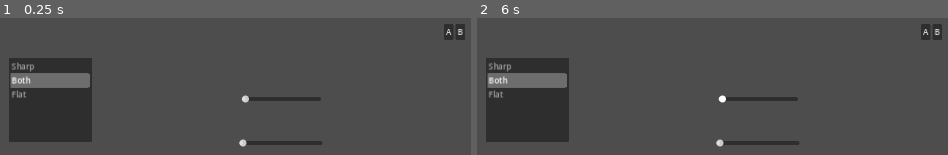
Above: before the commit, frames 1-2 (left to right).
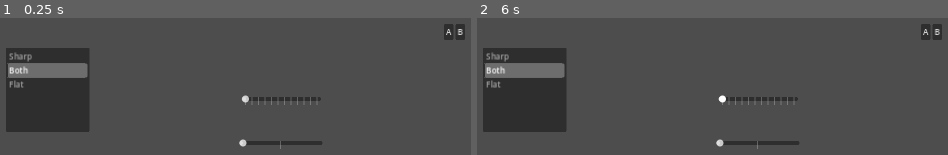
Above: after the commit, the same moments.

Repository: Sniggiho/COMP225-Reluna
Game: Godot game, scene res://Scenes/FreeplaySettingsMenu/FreeplaySettingsMenu.tscn
Two runs of this game, one before a commit and one after it. Both use one fixed random seed, a clock stepped at 60 frames per second and the inputs below. This scene is started directly instead of the project's main scene.
Inputs (mouse positions are in pixels of both pictures, inside the frame that each line leads up to):
- Up to frame 1 (0.25 s): no input
- Up to frame 2 (6 s): tap Enter at 0.5, 2, 3.5 s; move the mouse to (outside the picture) at 0.52 s; tap Space at 1.25, 2.75, 4.25 s; move the mouse to (outside the picture) at 1.27 s; move the mouse to (933, 108) at 2.02 s; move the mouse to (outside the picture) at 2.77 s; move the mouse to (outside the picture) at 3.52 s; move the mouse to (613, 139) at 4.27 s; move the mouse to (outside the picture) at 5.02 s; move the mouse to (736, 96) at 5.77 s

The runs differ from the first frame. In frame 1, 5.7% of the frame differs, in the area x 1-68%, y 21-96%; in frame 2, 5.7%.

Commit message:
Added more documentation, also tick marks

Diff:
--- a/Project/Scenes/FreeplaySettingsMenu/DetuneDirection.gd
+++ b/Project/Scenes/FreeplaySettingsMenu/DetuneDirection.gd
@@ -9,9 +9,13 @@
 
 var map : Array = [1, 0, -1]
 
+
+# Select both by default
 func _ready() -> void:
 	self.select(1)
 	GLevelData.detuneDir = 0
 
+
+# Given the index of the list accessed, reference the map and set GLevelData
 func _on_item_selected(index) -> void:
 	GLevelData.detuneDir = map[index]
--- a/Project/Scenes/FreeplaySettingsMenu/FreeplaySettingsMenu.tscn
+++ b/Project/Scenes/FreeplaySettingsMenu/FreeplaySettingsMenu.tscn
@@ -9,10 +9,10 @@
 script = ExtResource("1_qg26p")
 
 [node name="DetuneDirection" type="ItemList" parent="."]
-offset_left = 63.0
-offset_top = 149.0
-offset_right = 230.0
-offset_bottom = 318.0
+offset_left = 58.0
+offset_top = 129.0
+offset_right = 225.0
+offset_bottom = 298.0
 auto_height = true
 item_count = 3
 item_0/text = "Sharp"
@@ -38,6 +38,7 @@
 min_value = 4.0
 max_value = 15.0
 value = 4.0
+tick_count = 12
 ticks_on_borders = true
 script = ExtResource("3_p50rh")
 
--- a/Project/Scenes/FreeplaySettingsMenu/NumDetuned.gd
+++ b/Project/Scenes/FreeplaySettingsMenu/NumDetuned.gd
@@ -13,14 +13,25 @@
 	add_child(text)
 	min_value = 1
 	value = min_value
+	max_value = 3
+	tick_count = int(max_value - min_value + 1)
 
 
+# SIGNAL PASSED HERE FROM NUM NOTES
+# Listens to whenver NumNotes slider changes
+#
+# Makes sure that the max value of detuned notes is one less than the
+# number of notes
+#
+# (We can't have every note be out of tune)
 func _on_num_notes_value_changed(passedValue):
 	max_value = passedValue-1
+	tick_count = int(max_value - min_value + 1)
 	if self.value > max_value:
 		self.value = max_value
 
-
+# SIGNAL FROM SELF
+# Whenver this objects value is changed, update the text and GLevelData
 func _on_value_changed(passedValue):
 	text.text = str(passedValue)
 	GLevelData.numDetunedNotes = passedValue
--- a/Project/Scenes/FreeplaySettingsMenu/NumNotes.gd
+++ b/Project/Scenes/FreeplaySettingsMenu/NumNotes.gd
@@ -11,6 +11,8 @@
 	text.mouse_filter = Control.MOUSE_FILTER_IGNORE
 
 
+# SIGNAL FROM SELF
+# Whenever this slider's value changes, update the text and GLevelData
 func _on_value_changed(passedValue):
 	text.text = str(passedValue)
 	GLevelData.numNotes = passedValue
